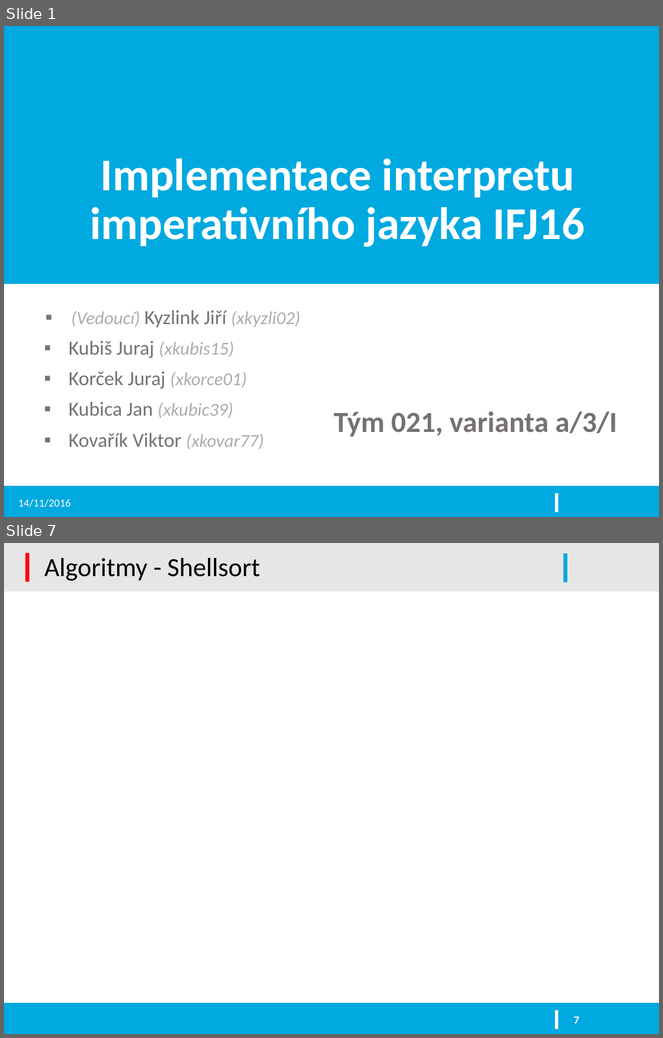
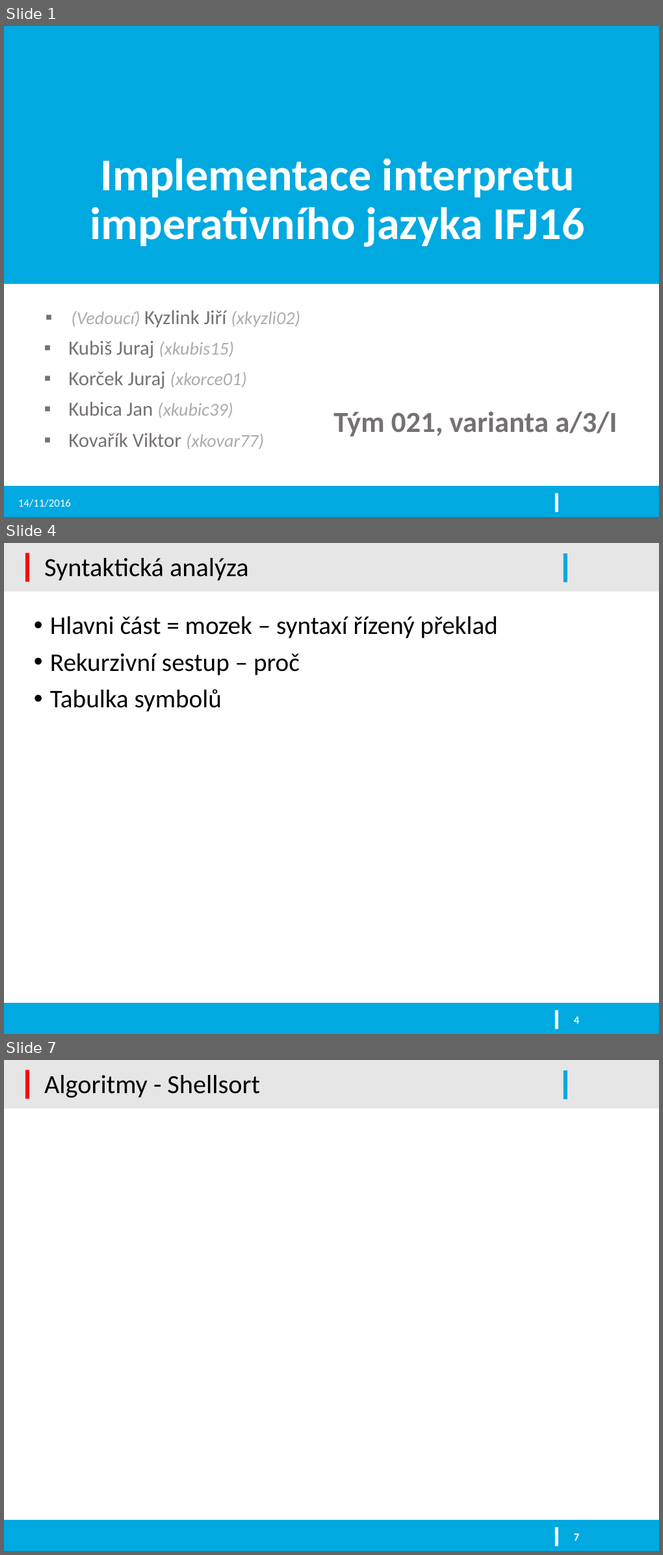
Before and after one commit to kysel/IFJ16, a slide deck: docs/prezentace.pptx. Shown one above the other, each under a label of ours: slides 1 and 7 before the commit, slides 1, 4 and 7 after it; the slides between them are not shown. The pictures are 663x1038 and 663x1555 pixels, drawn with LibreOffice and Linux fonts; fonts in the diff are those of the drawing; background and template pictures are left out. Boxes give left, top, right and bottom in pixels: in the first picture for what was removed or moved away, otherwise in the second. Text is boxed around its words. In the diff, an @@ line names an element or a change of style, - is before the commit and + after.

```diff
--- a/docs/prezentace.pptx
+++ b/docs/prezentace.pptx
@@ slide 4 added at <box>4,543,659,1034</box>, background #FFFFFF; not listed: 5 template elements that a slide beside it also shows @@
@@ title added at <box>44,558,248,581</box>, 28.8 pt, text #000000 @@
+Syntaktická analýza
@@ text added at <box>50,616,498,712</box>, 28 pt, text #000000 @@
+• Hlavni část = mozek – syntaxí řízený překlad
+• Rekurzivní sestup – proč
+• Tabulka symbolů
@@ page number added at <box>574,1017,579,1024</box>, 12 pt, text #FFFFFF, bold @@
+4
```
Also in this commit, not shown: 8 other slides added, 5 slides removed.
